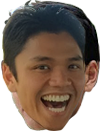
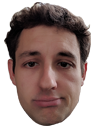
Comparing the layer stacks of the two 104 x 132 images. Changes:
hid group "happy_face_ryan" (2 layers) over <box>1,0,100,131</box>
hid group "sad_face_ryan" (4 layers) over <box>4,0,99,131</box>
hid "Shape 1 copy 2" (1st of 2, in "sad_face_ryan") over <box>59,91,64,102</box>
hid "Shape 1 copy" over <box>59,91,64,102</box>
hid "Shape 1" over <box>59,75,64,86</box>
hid group "happy_face_arnaud" (1 layers) over <box>4,7,100,129</box>
hid "Shape 1 copy 3" over <box>67,84,70,91</box>
hid "Shape 1 copy 2" (2nd of 2, in "sad_face_arnaud") over <box>67,74,70,81</box>
hid "Layer 1" over <box>1,0,92,129</box>
added layer "Layer 6" in group "sad_face_arnaud" over <box>4,2,91,126</box>
